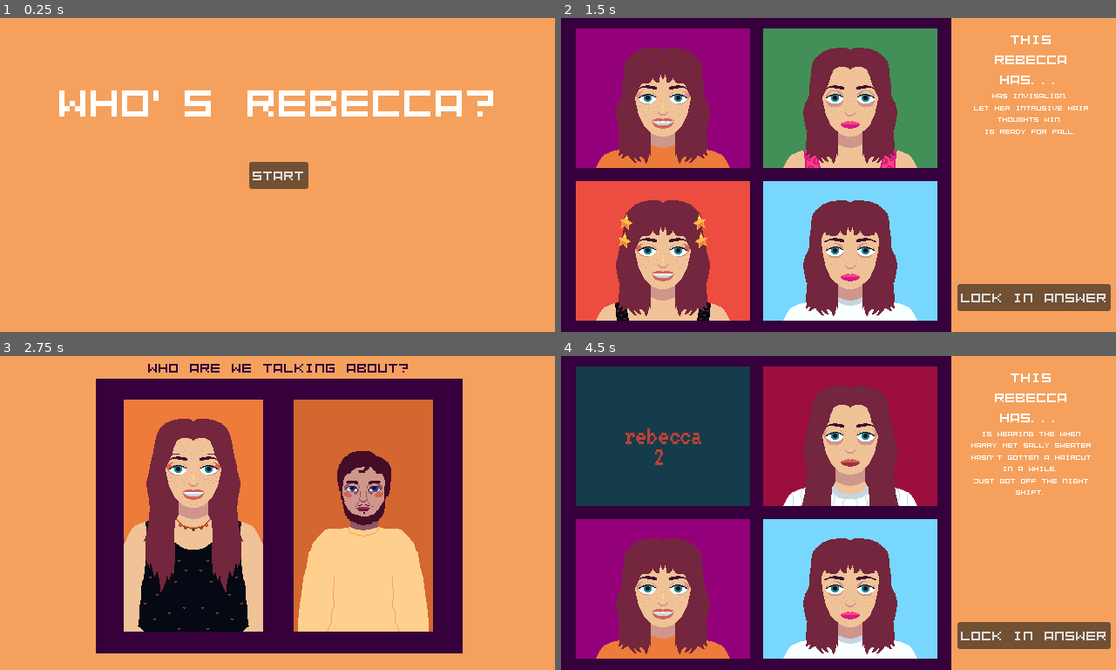
Above: before the commit, frames 1-4 (two rows, left to right).
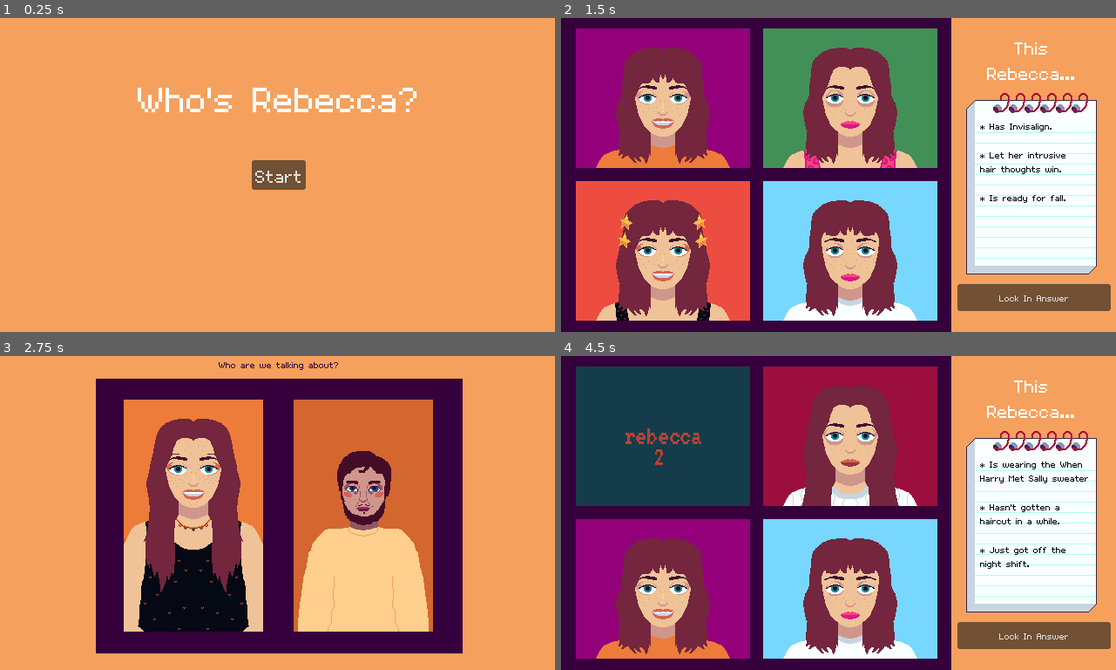
Above: after the commit, the same moments.

Repository: jadicodes/whos-rebecca
Game: Godot game, scene res://main/main.tscn
Same seed, same stepped clock (60 frames per second), same inputs: the game is played once before the commit and once after it.
Inputs (mouse positions are in pixels of both pictures, inside the frame that each line leads up to):
- Up to frame 1 (0.25 s): no input
- Up to frame 2 (1.5 s): click "Start" at 0.5 s; click (755, 178) at 1.25 s
- Up to frame 3 (2.75 s): click "Lock In Answer" at 2 s
- Up to frame 4 (4.5 s): click (921, 516) at 2.75 s; click "Lock In Answer" at 3.5 s; click (755, 516) at 4.25 s

The runs differ from the first frame. In frame 1, 3.6% of the frame differs, in the area x 10-89%, y 22-55%; in frame 2, 14%, in the area x 72-99%, y 5-91%; in frame 3, 0.5%; in frame 4, 14%.

Commit message:
Format traits in a notebook

Diff:
--- a/project/game/textbox/textbox.gd
+++ b/project/game/textbox/textbox.gd
@@ -2,6 +2,6 @@
 
 
 func set_traits(trait1, trait2, trait3) -> void:
-	%Trait1.text = str(trait1)
-	%Trait2.text = str(trait2)
-	%Trait3.text = str(trait3)
+	%Trait1.text = "* " + str(trait1)
+	%Trait2.text = "* " + str(trait2)
+	%Trait3.text = "* " + str(trait3)
--- a/project/game/textbox/textbox.tscn
+++ b/project/game/textbox/textbox.tscn
@@ -1,6 +1,7 @@
-[gd_scene load_steps=2 format=3 uid="uid://c8rk85vfjbtj6"]
+[gd_scene load_steps=3 format=3 uid="uid://c8rk85vfjbtj6"]
 
 [ext_resource type="Script" path="res://game/textbox/textbox.gd" id="1_3v5rk"]
+[ext_resource type="Texture2D" uid="uid://bua01raatmqcg" path="res://game/textbox/notebook.png" id="2_8y06o"]
 
 [node name="Textbox" type="Control"]
 layout_mode = 3
@@ -11,41 +12,55 @@
 grow_vertical = 2
 script = ExtResource("1_3v5rk")
 
+[node name="TextureRect" type="TextureRect" parent="."]
+layout_mode = 0
+offset_top = 70.0
+offset_right = 150.0
+offset_bottom = 280.0
+texture = ExtResource("2_8y06o")
+
+[node name="Label" type="Label" parent="TextureRect"]
+custom_minimum_size = Vector2(100, 0)
+layout_mode = 2
+offset_top = -64.0
+offset_right = 151.0
+offset_bottom = -9.0
+theme_override_font_sizes/font_size = 32
+text = "This Rebecca..."
+horizontal_alignment = 1
+autowrap_mode = 3
+
 [node name="VBoxContainer" type="VBoxContainer" parent="."]
 layout_mode = 0
-offset_right = 151.0
-offset_bottom = 75.0
-
-[node name="Label" type="Label" parent="VBoxContainer"]
-custom_minimum_size = Vector2(100, 0)
-layout_mode = 2
-text = "This Rebecca has..."
-horizontal_alignment = 1
-autowrap_mode = 3
+offset_left = 16.0
+offset_top = 103.0
+offset_right = 143.0
+offset_bottom = 182.0
+theme_override_constants/separation = 20
 
 [node name="Trait1" type="Label" parent="VBoxContainer"]
 unique_name_in_owner = true
 custom_minimum_size = Vector2(100, 0)
 layout_mode = 2
-theme_override_font_sizes/font_size = 8
+theme_override_colors/font_color = Color(0, 0, 0.0745098, 1)
+theme_override_font_sizes/font_size = 16
 text = "A wonky ankle"
-horizontal_alignment = 1
 autowrap_mode = 3
 
 [node name="Trait2" type="Label" parent="VBoxContainer"]
 unique_name_in_owner = true
 custom_minimum_size = Vector2(100, 0)
 layout_mode = 2
-theme_override_font_sizes/font_size = 8
+theme_override_colors/font_color = Color(0, 0, 0.0745098, 1)
+theme_override_font_sizes/font_size = 16
 text = "A wonky ankle"
-horizontal_alignment = 1
 autowrap_mode = 3
 
 [node name="Trait3" type="Label" parent="VBoxContainer"]
 unique_name_in_owner = true
 custom_minimum_size = Vector2(100, 0)
 layout_mode = 2
-theme_override_font_sizes/font_size = 8
+theme_override_colors/font_color = Color(0, 0, 0.0745098, 1)
+theme_override_font_sizes/font_size = 16
 text = "A wonky ankle"
-horizontal_alignment = 1
 autowrap_mode = 3
--- a/project/main_menu/main_menu.tscn
+++ b/project/main_menu/main_menu.tscn
@@ -24,6 +24,7 @@
 offset_bottom = 15.5
 grow_horizontal = 2
 grow_vertical = 2
+theme_override_font_sizes/font_size = 32
 text = "Start"
 
 [node name="Title" type="Label" parent="."]
@@ -39,7 +40,8 @@
 offset_bottom = -55.0
 grow_horizontal = 2
 grow_vertical = 2
-theme_override_font_sizes/font_size = 48
+theme_override_font_sizes/font_size = 64
 text = "Who's Rebecca?"
+horizontal_alignment = 1
 
 [connection signal="pressed" from="StartButton" to="." method="_on_start_button_pressed"]
--- a/project/project.godot
+++ b/project/project.godot
@@ -24,7 +24,7 @@
 
 [gui]
 
-theme/custom_font="res://Kenney Mini Square Mono.ttf"
+theme/custom_font="res://Habbo.ttf"
 
 [rendering]
 
Binary file added: project/Habbo.ttf
Not shown, changed: project/Habbo.ttf.import
Binary file removed: project/Kenney Mini Square Mono.ttf
Binary file added: project/game/textbox/notebook.png
Not shown, added: project/game/textbox/notebook.png.import
